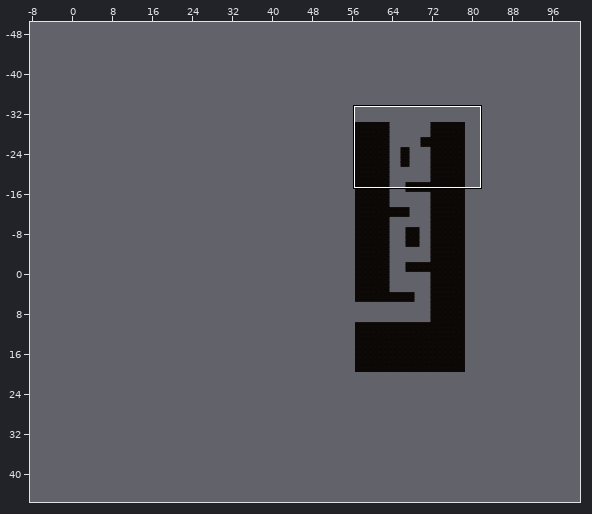
One commit to this Tiled map: Assets/Tiled/Level1TileMap/map1-4.tmx. Above, an overview of the earlier version with the close-up marked.
Close-up. The starting point:
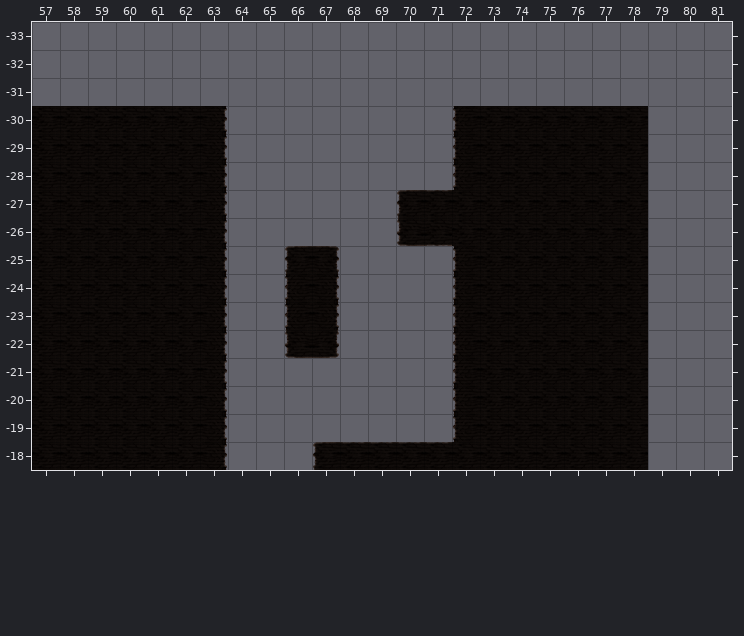
Cells are 256x256 px. Shown: x 57..81, y -33..-18. The commit also changed other parts of the map, which this record leaves out. The old version is drawn lined up with the new one.
And afterwards:
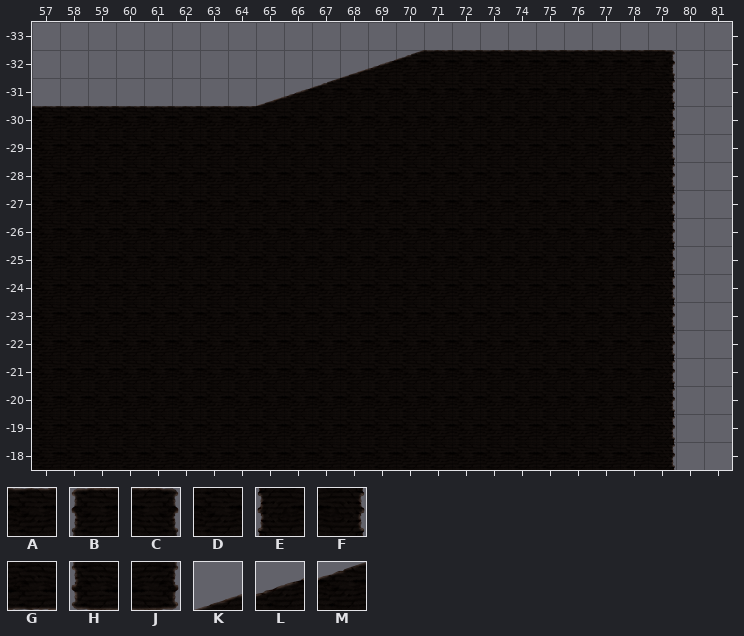
Key: from "Level1 Tileset": A 0, B 1, C 2, D 8, E 9, F 10, G 16, H 17, J 18, K 24, L 25, M 26.
_ is an empty cell.
Tiles replaced or removed in this view: A, B, C, D, E, F, G, H, J.
Diff:
Changed rows in their new state; . is an unchanged cell.
everything moved by +113,+12 cells (the old picture is shown already moved)
Layer "ground":
first column x 57:
-32 ...........KLMAAAAAAAAC
-31 ........KLMDDDDDDDDDDDF
-30 AAAAAAAADDDDDDDD......F
-29 ......DDDDDDDDDD......F
-28 ......DDDDDDDDDD......F
-27 ......DDDDDDDDD.......F
-26 ......DDDDDDDDD.......F
-25 ......DDDDDDDDDD......F
-24 ......DDDDDDDDDD......F
-23 ......DDDDDDDDDD......F
-22 ......DDDDDDDDDD......F
-21 ......DDDDDDDDDD......F
-20 ......DDDDDDDDDD......F
-19 ......DDDDDDDDDD......F
-18 ......DDDDDDDDD.......F
Boxes around the changes in both close-ups, in picture pixels (x1, y1, x2, y2):
changed: (32, 50, 675, 470)
